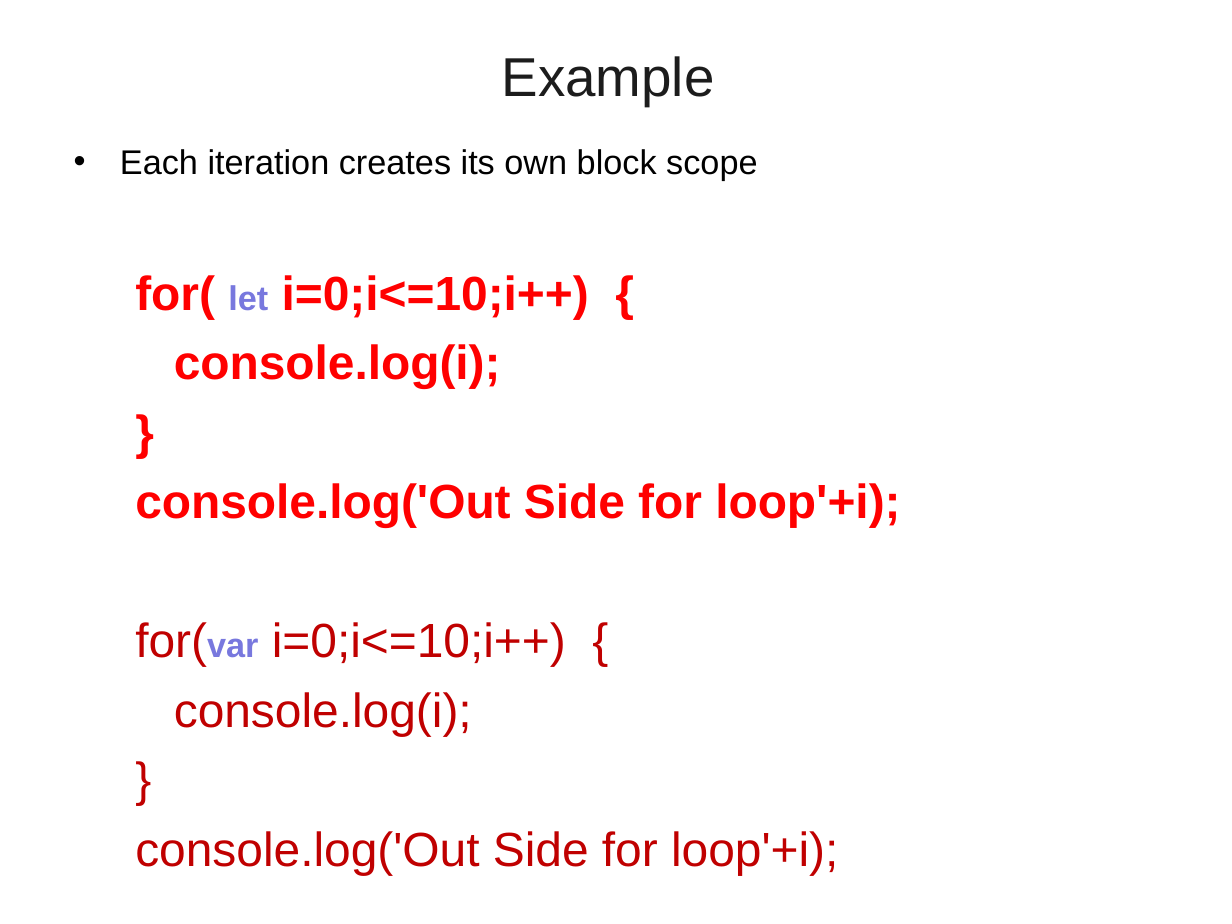
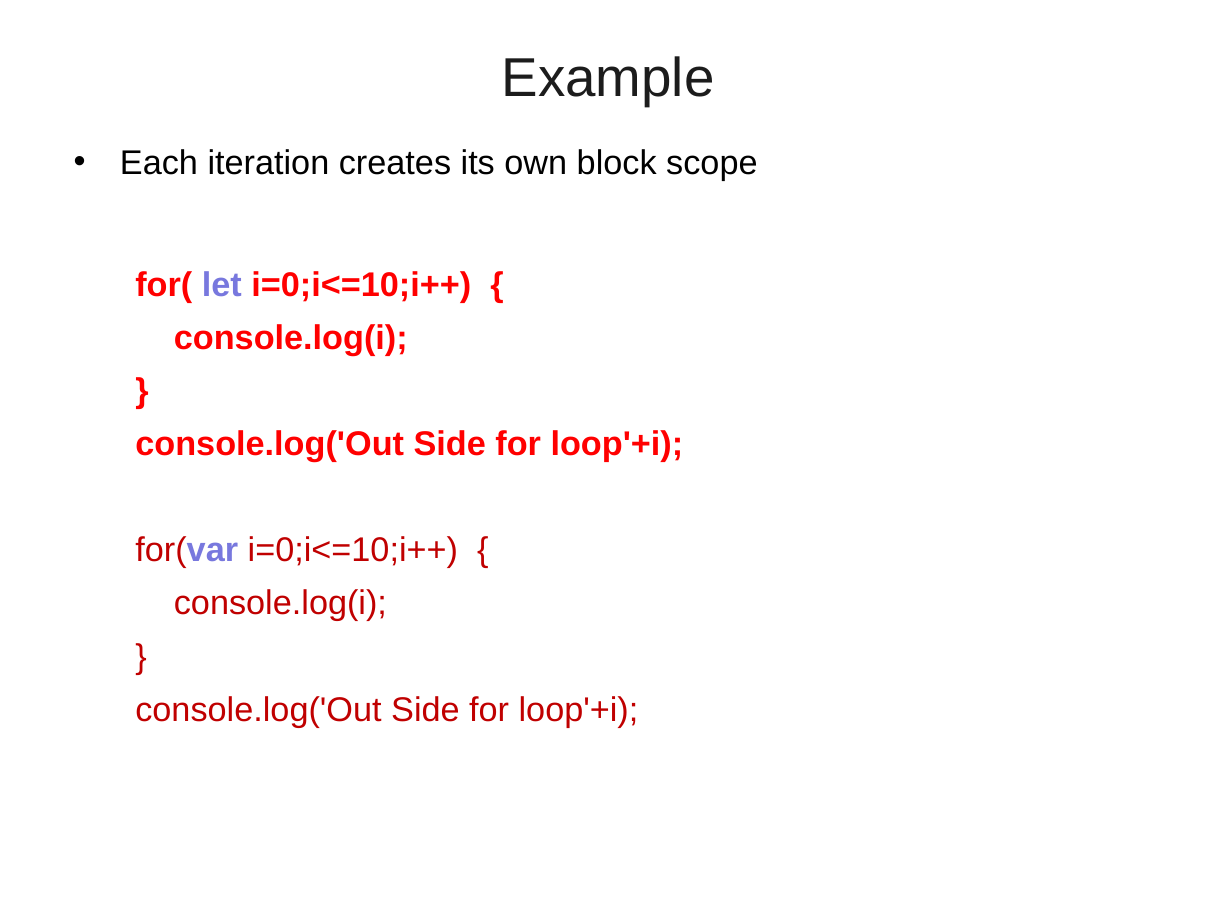
Before and after one commit to vatsanTraining/ui_june_2024, a slide deck: slide 32 of JavaScript_Module1_2024.pptx. Drawn at 1232x924 pixels with LibreOffice and Linux fonts; fonts in the diff are those of the drawing; background and template pictures are left out. Boxes give left, top, right and bottom in pixels: in the first picture for what was removed or moved away, otherwise in the second. Text is boxed around its words. In the diff, an @@ line names an element or a change of style, - is before the commit and + after.

```diff
--- a/JavaScript_Module1_2024.pptx
+++ b/JavaScript_Module1_2024.pptx
@@ text at (135, 271, 684, 727): size 28 to 20 pt in "for( i=0;i<=10;i++) {", "console.log(i);", "}", "console.log('Out Side for loop'+i);" and 4 more places @@
```
Also in this commit, not shown: 5 other slides changed, 2 slides removed, 24 other files.
